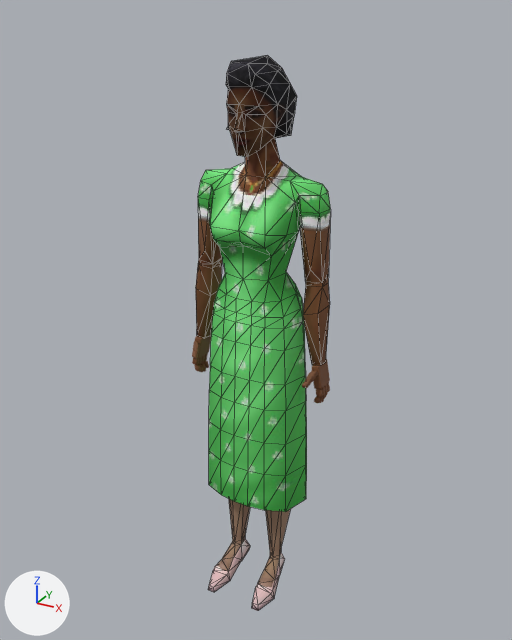
Two versions of the glTF model assets/models/actors/npc_ningsih.glb, one commit apart.
The view is the same before and after, from a 50 mm camera at (7.966, -1.766, 1.868) aimed at (6.983, 0.02, 0.975). Arrows for +X, +Y and +Z are at lower left; the lights stay in place. The picture after the commit comes second. Mesh edges are drawn as thin lines on the coarser meshes.

The first picture shows 'npc_ningsih_body', 'npc_ningsih_hair', 'npc_ningsih_hand_L' and 1 more.
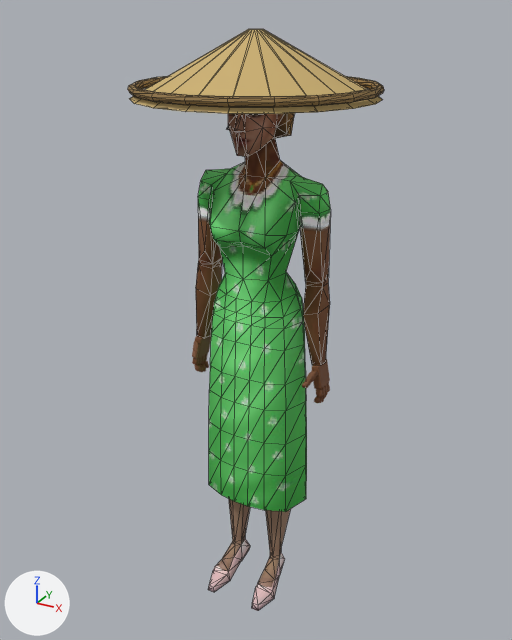
The newer file is also turned or shifted as a whole; pictures and numbers use the older file's frame.

Boxes [x1, y1, x2, y2] around the edits, measured in the pictures (512 x 640 px):
'Cone', added (orange)
    after: [130, 29, 383, 114]
'Torus', added (brown)
    after: [128, 76, 384, 107]
'npc_ningsih_hair', unchanged, covered by the edit
    before: [226, 55, 297, 157]
'npc_ningsih_head', unchanged, uncovered by the edit
    after: [227, 113, 295, 157]

The change in detail:
Material 'caping_tepi' (mat_caping_tepi) is new.
Its base color is (0.305, 0.188, 0.0612) (brown #967846).
Its roughness is 0.75.
Material 'caping' (mat_caping) is new.
Its base color is (0.604, 0.434, 0.162) (orange #ccb070).
Its roughness is 0.75.
Mesh me_torus is new.
It is a torus around z (ring radius 0.33, tube radius 0.012) spanning x -0.345..0.339, y -0.347..0.337, z 1.661..1.685.
It uses material mat_caping_tepi (brown #967846).
Mesh me_cone is new.
It has 40 vertices, 76 faces and spans x -0.343..0.337, y -0.345..0.335, z 1.648..1.818.
It uses material mat_caping (orange #ccb070).
Object 'Torus' (ob_torus) is new; it shows me_torus.
Its location is (7.0, 0.0, 0.0).
Object 'Cone' (ob_cone) is new; it shows me_cone.
Its location is (7.0, 0.0, 0.0).
